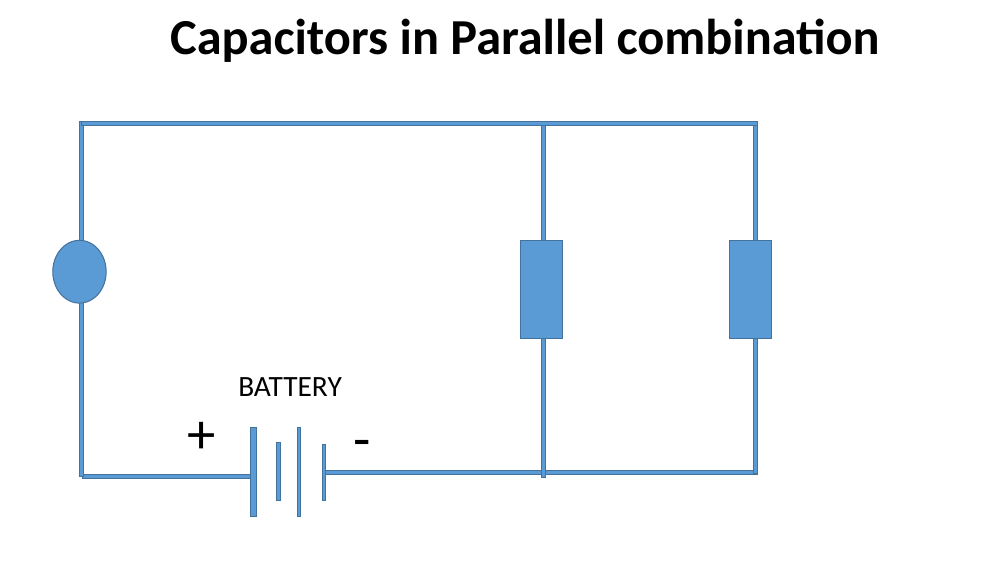
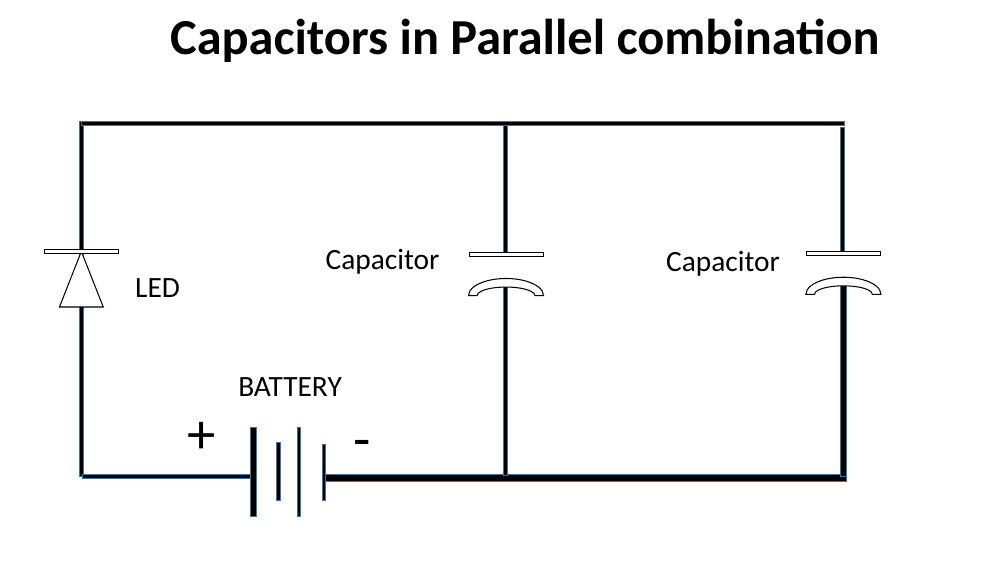
Before and after one commit to infocelab/embedded-projects, a slide deck: slide 10 of Documents/projects for schools.pptx. Drawn at 1008x567 pixels with LibreOffice and Linux fonts; fonts in the diff are those of the drawing. Boxes give left, top, right and bottom in pixels: in the first picture for what was removed or moved away, otherwise in the second. Text is boxed around its words. In the diff, an @@ line names an element or a change of style, - is before the commit and + after.

```diff
--- a/Documents/projects for schools.pptx
+++ b/Documents/projects for schools.pptx
@@ rectangle: place and size @@
-rectangle at <box>82,122,758,126</box>
+rectangle at <box>82,122,845,126</box>
@@ fill #5B9BD5 to #000000 in 8 elements at <box>298,427,301,516</box>, <box>323,444,326,500</box>, <box>79,122,83,476</box>, <box>82,122,845,126</box>, <box>251,427,257,516</box>, <box>277,443,281,500</box>, <box>82,475,251,479</box>, <box>504,126,507,253</box> @@
@@ rectangle: place and size @@
-rectangle at <box>542,126,546,478</box>
+rectangle at <box>504,126,507,253</box>
@@ rectangle removed at <box>753,122,757,474</box> @@
@@ rectangle added at <box>841,127,845,254</box>, fill #000000, outline #43739E 1 pt @@
@@ rectangle added at <box>45,250,119,253</box>, fill #FFFFFF, outline #000000 1 pt @@
@@ ellipse removed at <box>53,240,107,303</box> @@
@@ triangle added at <box>60,252,104,308</box>, fill #FFFFFF, outline #000000 1 pt @@
@@ text added at <box>326,248,440,274</box>, 28 pt, text #000000 @@
+Capacitor
@@ rectangle added at <box>470,253,544,257</box>, fill #FFFFFF, outline #000000 1 pt @@
@@ rectangle removed at <box>520,240,563,339</box> @@
@@ text added at <box>666,251,780,276</box>, 28 pt, text #000000 @@
+Capacitor
@@ rectangle removed at <box>729,240,771,339</box> @@
@@ rectangle added at <box>807,252,881,256</box>, fill #FFFFFF, outline #000000 1 pt @@
@@ text added at <box>135,278,180,297</box>, 28 pt, text #000000 @@
+LED
@@ arch (boxed as its full ring) added at <box>469,278,544,312</box>, fill #FFFFFF, outline #000000 1 pt @@
@@ rectangle added at <box>504,285,507,476</box>, fill #000000, outline #43739E 1 pt @@
@@ arch (boxed as its full ring) added at <box>806,278,881,312</box>, fill #FFFFFF, outline #000000 1 pt @@
@@ rectangle added at <box>841,284,847,476</box>, fill #000000, outline #43739E 1 pt @@
@@ rectangle: place and size @@
-rectangle at <box>326,471,757,475</box>
+rectangle at <box>326,475,846,482</box>
@@ rectangle at <box>326,475,846,482</box>: fill #5B9BD5 to #000000; mirrored @@
```
Also in this commit, not shown: 7 other slides changed, 5 slides added, 1 slide removed.
